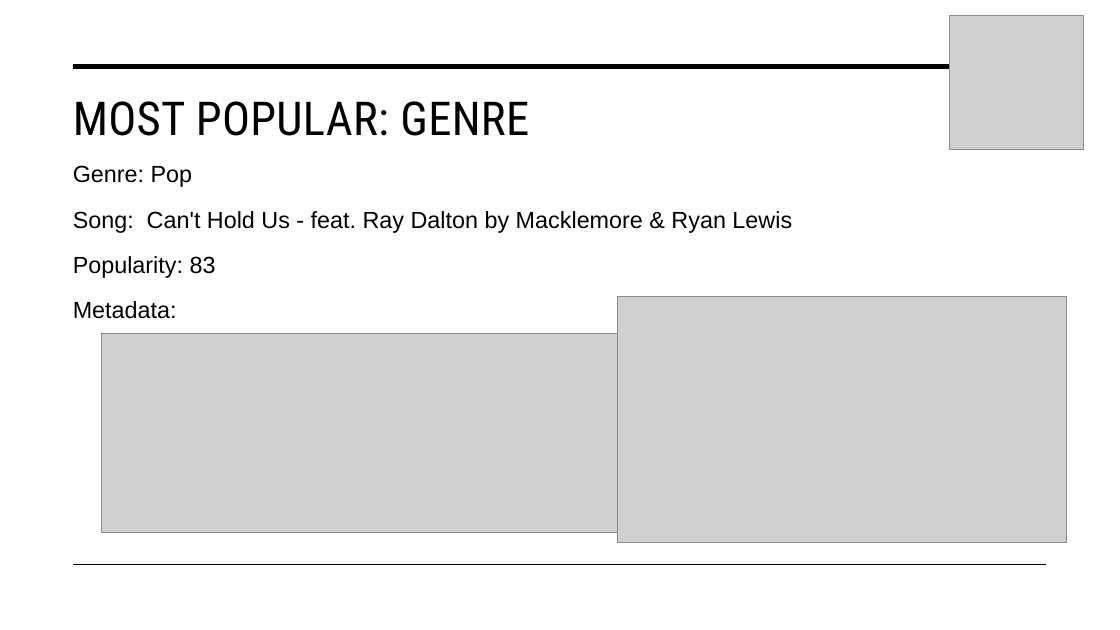
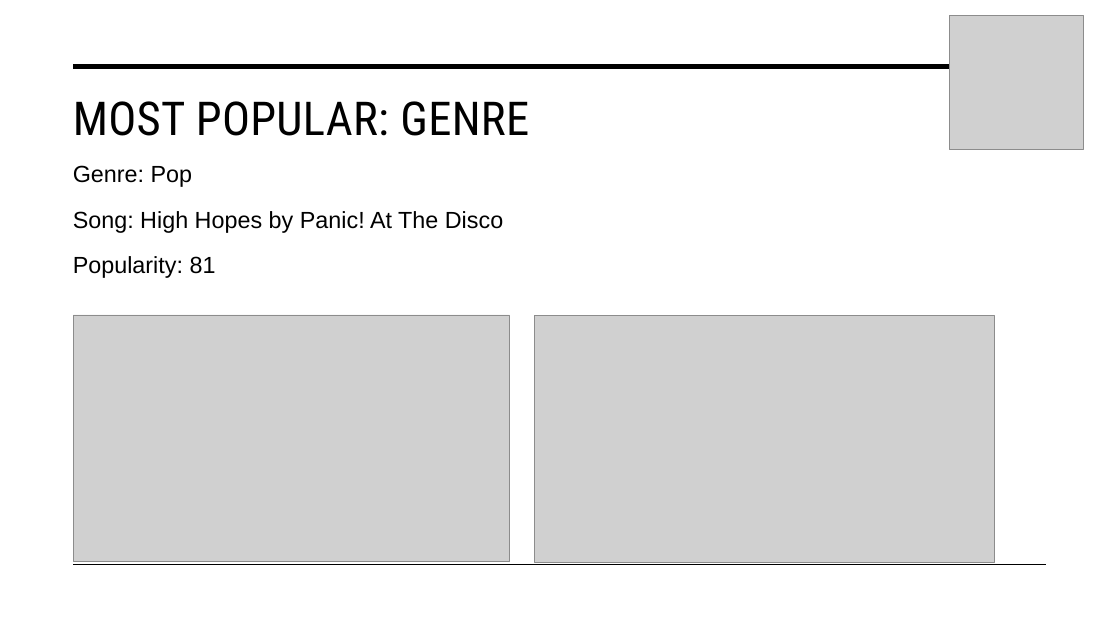
Before and after one commit to PatrickAtwater/Spotify_Playlist_Project, a slide deck: slide 11 of Presentation/Spotify Presentation.pptx (slide 10 before the commit). Drawn at 1120x630 pixels with LibreOffice and Linux fonts; fonts in the diff are those of the drawing; grey boxes stand for pictures. Boxes give left, top, right and bottom in pixels: in the first picture for what was removed or moved away, otherwise in the second. Text is boxed around its words. In the diff, an @@ line names an element or a change of style, - is before the commit and + after.

```diff
--- a/Presentation/Spotify Presentation.pptx
+++ b/Presentation/Spotify Presentation.pptx
@@ text at (73,211,503,278): text changed @@
-Song: Can't Hold Us - feat. Ray Dalton by Macklemore & Ryan Lewis
-Popularity: 83
-Metadata:
+Song: High Hopes by Panic! At The Disco
+Popularity: 81
@@ picture: place and size @@
-picture at (102,334,639,534)
+picture at (74,315,510,562)
@@ picture: place and size @@
-picture at (618,297,1067,543)
+picture at (534,316,994,563)
```
Also in this commit, not shown: 7 other slides changed, 2 slides added, 4 slides removed, 6 other files.
